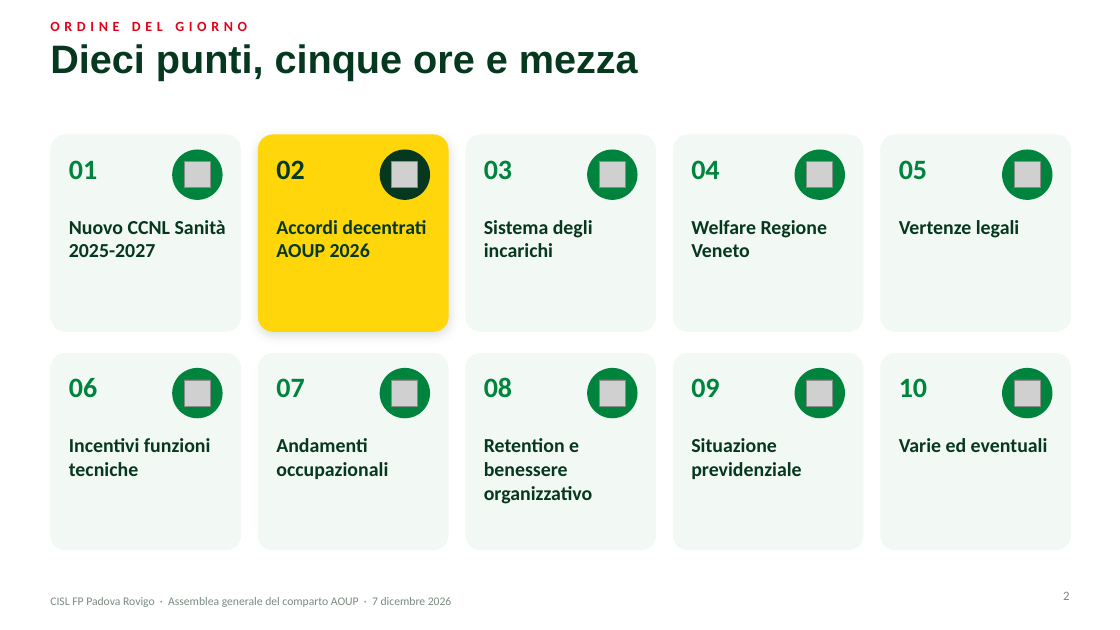
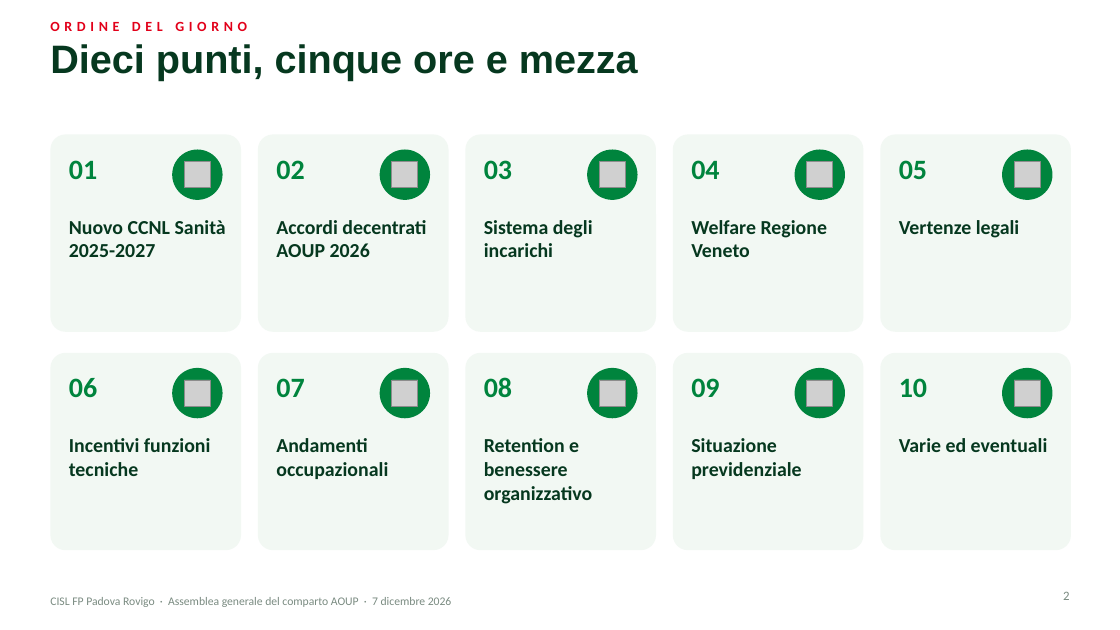
Before and after one commit to aki1806-droid/Prove, a slide deck: slide 2 of produzione/assemblea-2026-12-07/slide/assemblea-2026-12-07.pptx. Drawn at 1120x630 pixels with LibreOffice and Linux fonts; fonts in the diff are those of the drawing; grey boxes stand for pictures. Boxes give left, top, right and bottom in pixels: in the first picture for what was removed or moved away, otherwise in the second. Text is boxed around its words. In the diff, an @@ line names an element or a change of style, - is before the commit and + after.

```diff
--- a/produzione/assemblea-2026-12-07/slide/assemblea-2026-12-07.pptx
+++ b/produzione/assemblea-2026-12-07/slide/assemblea-2026-12-07.pptx
@@ rounded rectangle at [258,134,449,332]: fill #FFD60A to #F2F8F3; shadow off @@
@@ text "02" at [276,160,304,179]: text colour #06381F to #00843D @@
@@ ellipse at [380,150,430,200]: fill #06381F to #00843D @@
```
Also in this commit, not shown: 1 other slide changed, 14 slides added, 20 other files.
